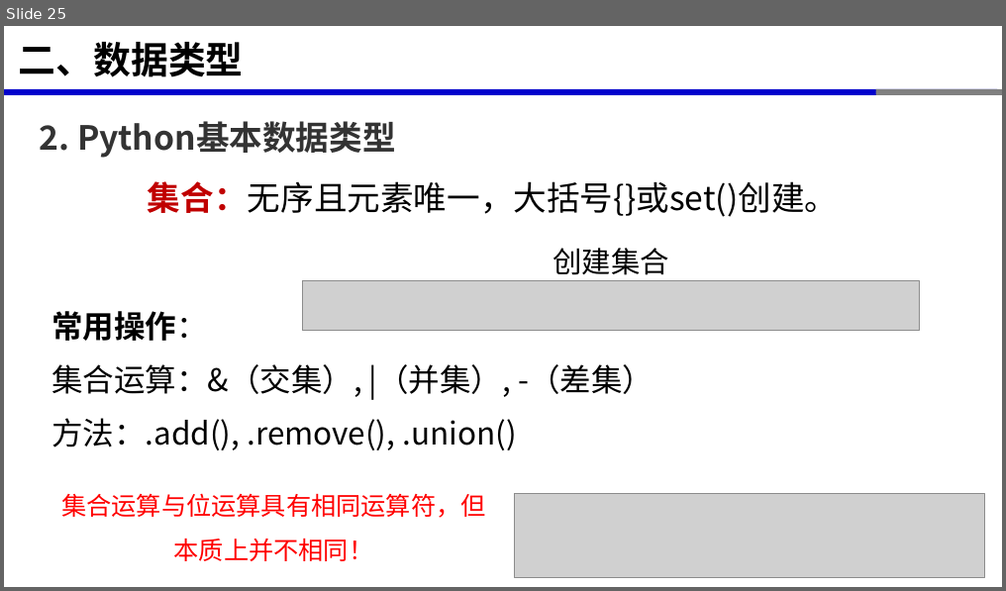
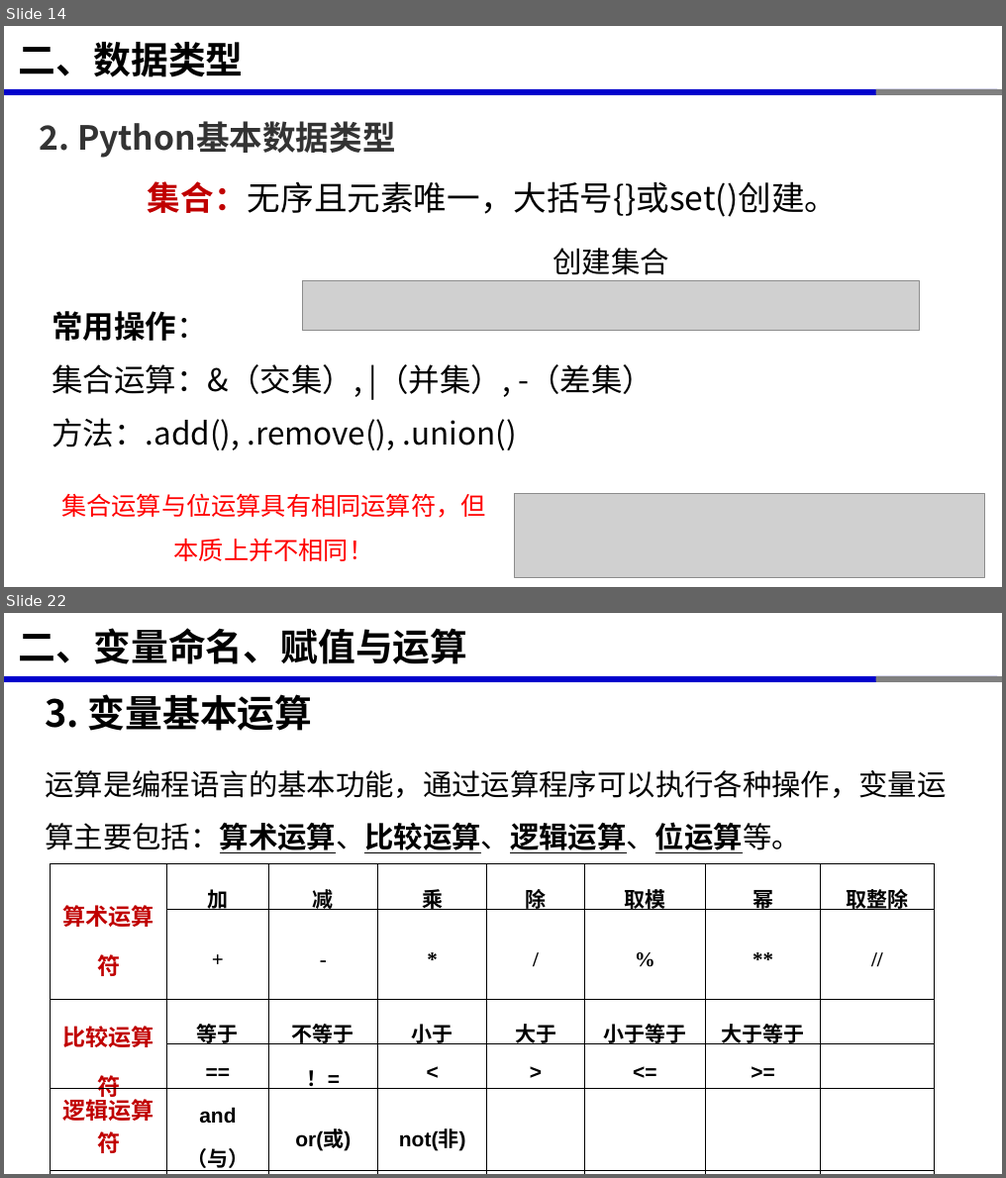
Before and after one commit to xinluo2018/programming-basics, a slide deck: 第2章-变量与数据类型/第2章-变量与数据类型.pptx. Shown one above the other, each under a label of ours: slide 25 before the commit, slides 14 and 22 after it; the slides between them are not shown. The pictures are 1006x591 and 1006x1178 pixels, drawn with LibreOffice and Linux fonts; fonts in the diff are those of the drawing; grey boxes stand for pictures. Boxes give left, top, right and bottom in pixels: in the first picture for what was removed or moved away, otherwise in the second. Text is boxed around its words. In the diff, an @@ line names an element or a change of style, - is before the commit and + after.

```diff
--- a/第2章-变量与数据类型/第2章-变量与数据类型.pptx
+++ b/第2章-变量与数据类型/第2章-变量与数据类型.pptx
@@ slide 22 added at <box>4,613,1002,1174</box>, background #FFFFFF; not listed: 3 template elements that a slide beside it also shows @@
@@ title added at <box>19,628,468,664</box>, 36 pt, text #000000, bold @@
+二、变量命名、赋值与运算
@@ text added at <box>46,694,946,854</box>, 28 pt, text #000000 @@
+3. 变量基本运算
+运算是编程语言的基本功能，通过运算程序可以执行各种操作，变量运算主要包括：算术运算、比较运算、逻辑运算、位运算等。
@@ table added at <box>51,864,935,1174</box>, 6 rows, 8 columns @@
+算术运算符 | 加 | 减 | 乘 | 除 | 取模 | 幂 | 取整除
+ | + | - | * | / | % | ** | //
+比较运算符 | 等于 | 不等于 | 小于 | 大于 | 小于等于 | 大于等于 | 
+ | == | ！= | < | > | <= | >= | 
+逻辑运算符 | and（与） | or(或) | not(非) |  |  |  | 
+位运算 | &（与） | ｜（或） | ～（非） |  |  |  | 
@@ what was slide 25 is now slide 14 @@
```
Also in this commit, not shown: 17 slides changed, 10 other files.
